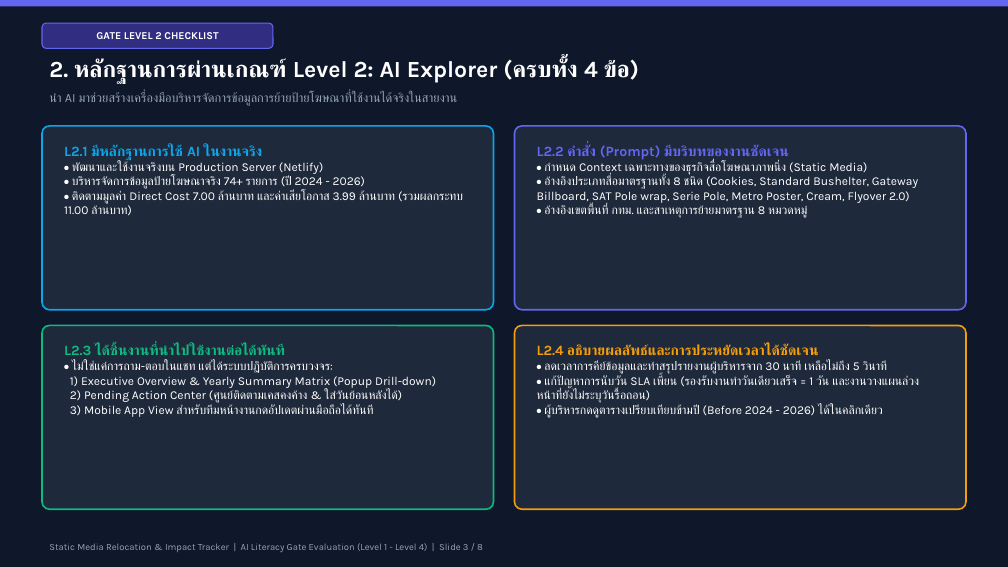
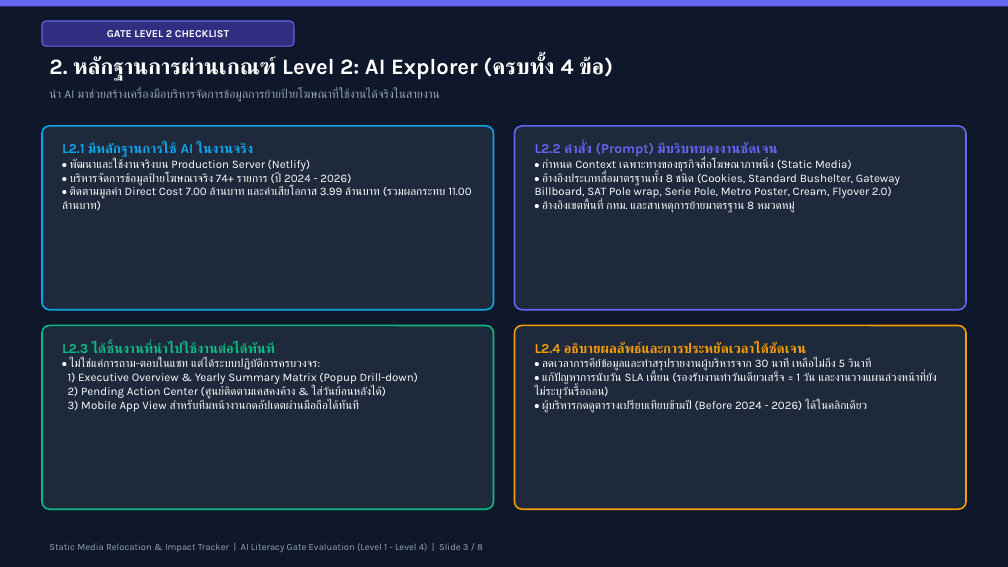
Before and after one commit to wasusangthong-sketch/media_relocation_dist, a slide deck: slide 3 of AI_Literacy_Gate_Level1_to_4_Presentation.pptx. Drawn at 1008x567 pixels with LibreOffice and Linux fonts; fonts in the diff are those of the drawing. Boxes give left, top, right and bottom in pixels: in the first picture for what was removed or moved away, otherwise in the second. Text is boxed around its words. In the diff, an @@ line names an element or a change of style, - is before the commit and + after.

```diff
--- a/AI_Literacy_Gate_Level1_to_4_Presentation.pptx
+++ b/AI_Literacy_Gate_Level1_to_4_Presentation.pptx
@@ rounded rectangle "GATE LEVEL 2 CHECKLIST": place and size @@
-rounded rectangle "GATE LEVEL 2 CHECKLIST" at [42, 23, 274, 48]
+rounded rectangle "GATE LEVEL 2 CHECKLIST" at [42, 21, 294, 46]
@@ text "2. หลักฐานการผ่านเกณฑ์ Level 2: AI ..." at [49, 56, 613, 80]: size 22 to 21 pt @@
@@ text "นำ AI มาช่วยสร้างเครื่องมือบริหารจัดการข้อมูลการย้ายป้ายโฆษณ ..." at [49, 89, 440, 102]: size 12 to 11.5 pt @@
@@ text "L2.1 มีหลักฐานการใช้ AI ในงานจริง" at [62, 143, 471, 210]: size 13.5 to 13 pt in "L2.1 มีหลักฐานการใช้ AI ในงานจริง"; size 11.5 to 11 pt in "• พัฒนาและใช้งานจริงบน Production Server (Netlify)", "• บริหารจัดการข้อมูลป้ายโฆษณาจริง 74+ รายการ (ปี 2024 - ...", "• ติดตามมูลค่า Direct Cost 7.00 ล้านบาท และค่าเสียโอกาส ..." @@
@@ text "L2.2 คำสั่ง (Prompt) มีบริบทของงานชัดเจน" at [535, 143, 900, 213]: size 13.5 to 13 pt in "L2.2 คำสั่ง (Prompt) มีบริบทของงานชัดเจน"; size 11.5 to 11 pt in "• กำหนด Context เฉพาะทางของธุรกิจสื่อโฆษณาภาพนิ่ง (Static Me ...", "• อ้างอิงประเภทสื่อมาตรฐานทั้ง 8 ชนิด (Cookies, Standard Bus ...", "• อ้างอิงเขตพื้นที่ กทม. และสาเหตุการย้ายมาตรฐาน 8 หมวดหมู่" @@
@@ text "L2.3 ได้ชิ้นงานที่นำไปใช้งานต่อได้ทันที" at [62, 342, 418, 412]: size 13.5 to 13 pt in "L2.3 ได้ชิ้นงานที่นำไปใช้งานต่อได้ทันที"; size 11.5 to 11 pt in "• ไม่ใช่แค่การถาม-ตอบในแชท แต่ได้ระบบปฏิบัติการครบวงจร:", "1) Executive Overview & Yearly Summary Matrix ...", "2) Pending Action Center (ศูนย์ติดตามเคสคงค้าง & ใส่วันย้อนห ...", "3) Mobile App View สำหรับทีมหน้างานกดอัปเดตผ่านมือถือได้ทันท ..." @@
@@ text "L2.4 อธิบายผลลัพธ์และการประหยัดเวลาได้ชัดเจน" at [535, 342, 936, 413]: size 13.5 to 13 pt in "L2.4 อธิบายผลลัพธ์และการประหยัดเวลาได้ชัดเจน"; size 11.5 to 11 pt in "• ลดเวลาการคีย์ข้อมูลและทำสรุปรายงานผู้บริหารจาก 30 นาที เหล ...", "• แก้ปัญหาการนับวัน SLA เพี้ยน (รองรับงานทำวันเดียวเสร็จ = 1 ...", "• ผู้บริหารกดดูตารางเปรียบเทียบข้ามปี (Before 2024 - 2026) ไ ..." @@
```
Also in this commit, not shown: 7 other slides changed, 1 other file.
